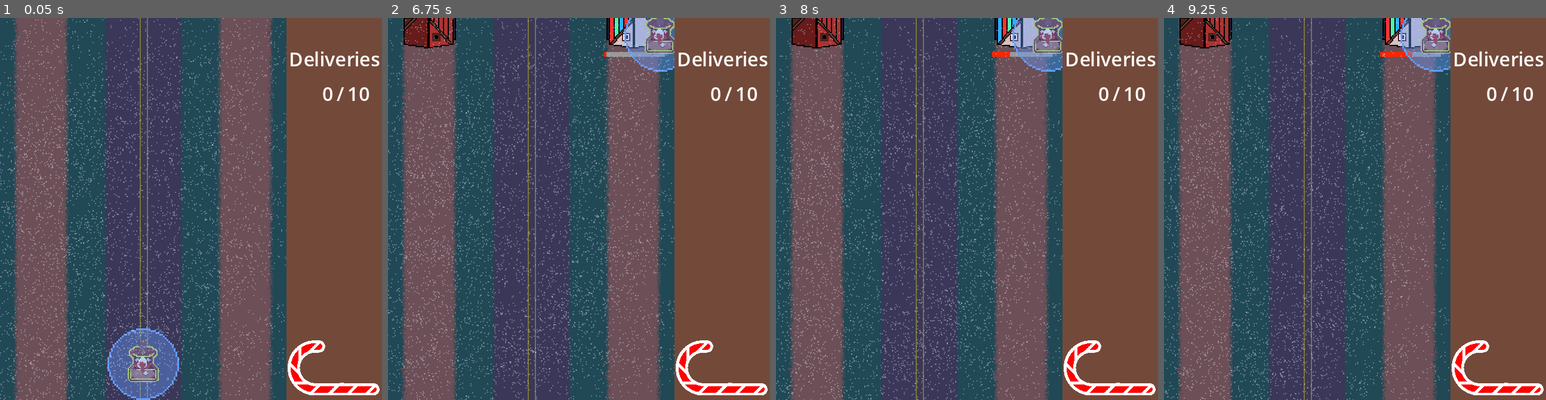
Above: before the commit, frames 1-4 (left to right).
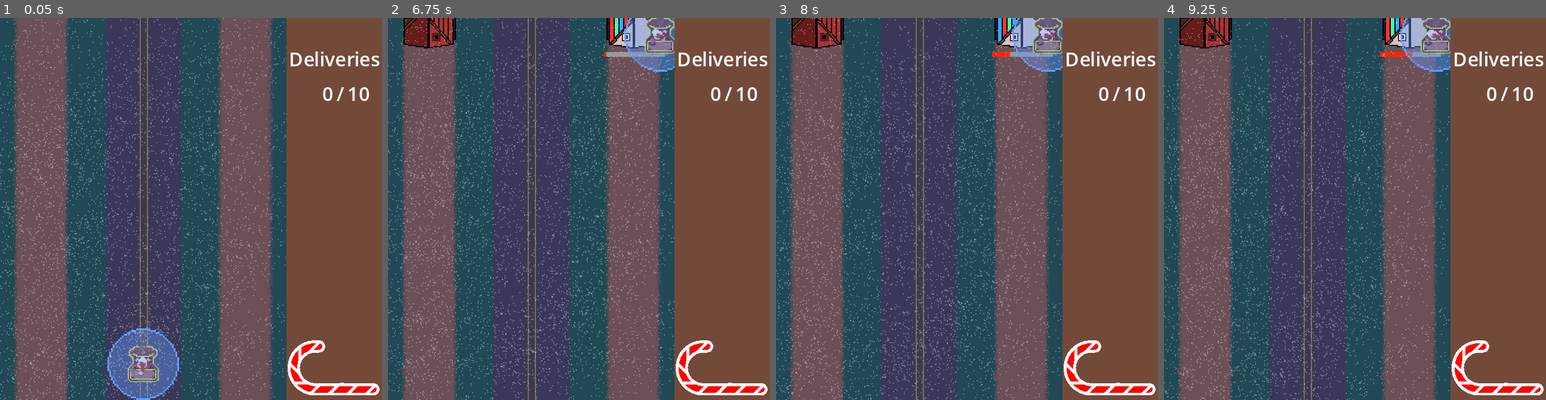
Above: after the commit, the same moments.

Repository: Zoidmania/gdex-2023-winter
Game: Godot game, scene res://stages/stage_north_america.tscn
Same seed, same stepped clock (60 frames per second), same inputs: the game is played once before the commit and once after it. The engine's default icon, where the game draws it, is replaced by a stand-in: a white triangle on a blue panel in a dark square.
Inputs:
- Up to frame 1 (0.05 s): no input
- Up to frame 2 (6.75 s): tap Enter at 0.5 s; hold Shift (santa_land_or_take_off) 0.53-1.28 s; hold Up (santa_move_up) 0.53-2.03 s; tap Space (santa_shoot) every 1.5 s from 1.35 to 5.85 s; hold Shift (santa_land_or_take_off) 2.03-2.78 s; hold Left (santa_move_left) 2.03-3.53 s; hold Down (santa_move_down) 3.53-4.28 s; hold Shift (santa_land_or_take_off) 3.53-4.28 s; hold Right (santa_move_right) 4.28-5.03 s; hold Up (santa_move_up) 5.03-5.78 s; hold Shift (santa_land_or_take_off) 5.03-5.78 s; hold Right (santa_move_right) from 5.78 s (still down); hold Shift (santa_land_or_take_off) from 6.53 s (still down)
- Up to frame 3 (8 s): keep holding Right (santa_move_right); release Shift (santa_land_or_take_off) at 7.28 s; tap Space (santa_shoot) at 7.35 s
- Up to frame 4 (9.25 s): release Right (santa_move_right) at 8.03 s; hold Down (santa_move_down) 8.03-8.78 s; hold Shift (santa_land_or_take_off) 8.03-8.78 s; hold Left (santa_move_left) from 8.78 s (still down); tap Space (santa_shoot) at 8.85 s

The runs differ from the first frame. In frame 1, less than 0.1% of the frame differs, in the area x 36-39%, y 92-94%; in frame 2, less than 0.1%; in frame 3, less than 0.1%; in frame 4, less than 0.1%, in the area x 67-73%, y 2-8%.

Commit message:
make animations work

Diff:
--- a/src/player/sleigh.gd
+++ b/src/player/sleigh.gd
@@ -8,6 +8,7 @@
 ## Must be a subclass of Projectile
 @export var default_weapon: PackedScene
 
+@onready var sleigh_sprite: AnimatedSprite2D = $SleighSprite
 
 @onready var scale_component: ScaleComponent = $ScaleComponent
 @onready var move_component: MoveComponent = $MoveComponent
--- a/src/player/sleigh.tscn
+++ b/src/player/sleigh.tscn
@@ -56,7 +56,7 @@
 sprite_frames = SubResource("SpriteFrames_kvs5w")
 animation = &"flying"
 autoplay = "flying"
-frame_progress = 0.981997
+frame_progress = 0.501076
 
 [node name="WeaponMount" type="Marker2D" parent="."]
 position = Vector2(0, -15)
--- a/src/stages/house_generator.gd
+++ b/src/stages/house_generator.gd
@@ -26,35 +26,8 @@
     if type == 10:
         var action_house: DeliveryHouse = delivery_house.spawn(
             right_spawn.global_position, get_tree().current_scene, null, true)
-        action_house.lockdown.connect(
-            func ():
-                var tree = get_tree()
-                for house in tree.get_nodes_in_group('house'):
-                    house.move_component.velocity = Vector2.ZERO
-
-                for timer in get_tree().get_nodes_in_group('timer'):
-
-                    timer.paused = true
-
-                for scroller in get_tree().get_nodes_in_group('background_scroll'):
-
-                    scroller.move_speed = 0
-
-                sleigh.move_input_component.speed = 0)
-        action_house.release.connect(
-            func ():
-                var tree = get_tree()
-                for house in tree.get_nodes_in_group('house'):
-                   house.move_component.velocity = Vector2(0, 20)
-
-                for timer in get_tree().get_nodes_in_group('timer'):
-
-                    timer.paused = false
-
-                for scroller in get_tree().get_nodes_in_group('background_scroll'):
-                    scroller.move_speed = 20
-                sleigh.move_input_component.speed = 200
-                delivery_completed.emit())
+        action_house.lockdown.connect(enact_lockdown)
+        action_house.release.connect(lift_lockdown)
     elif 1 <= type and type <= 3:
         red_house.spawn(right_spawn.global_position, get_tree().current_scene, null, true)
     elif 4 <= type and type <= 6:
@@ -67,41 +40,44 @@
     if type == 10 :
          var action_house: DeliveryHouse = delivery_house.spawn(
             left_spawn.global_position, get_tree().current_scene, null)
-         action_house.lockdown.connect(
-            func ():
-                var tree = get_tree()
-                for house: House in tree.get_nodes_in_group('house'):
-                    house.move_component.velocity = Vector2.ZERO
-
-                for timer in get_tree().get_nodes_in_group('timer'):
-
-                    timer.paused = true
-
-                for scroller in get_tree().get_nodes_in_group('background_scroll'):
-
-
-                    scroller.move_speed = 0
-
-                sleigh.move_input_component.speed = 0)
-         action_house.release.connect(
-            func ():
-                var tree = get_tree()
-                for house: House in tree.get_nodes_in_group('house'):
-                    house.move_component.velocity = Vector2(0,20)
-
-                for timer in get_tree().get_nodes_in_group('timer'):
-                    timer.paused = false
-
-                for scroller in get_tree().get_nodes_in_group('background_scroll'):
-                    scroller.move_speed = 20
-                sleigh.move_input_component.speed = 200
-
-                delivery_completed.emit()
-
-                )
+         action_house.lockdown.connect(enact_lockdown)
+         action_house.release.connect(lift_lockdown)
     elif 1 <= type and type <= 3:
         red_house.spawn(left_spawn.global_position, get_tree().current_scene, null)
     elif 4 <= type and type <= 6:
         blue_house.spawn(left_spawn.global_position, get_tree().current_scene, null)
     else:
         green_house.spawn(left_spawn.global_position, get_tree().current_scene, null)
+
+
+func enact_lockdown() -> void:
+    var tree = get_tree()
+    for house: House in tree.get_nodes_in_group('house'):
+        house.move_component.velocity = Vector2.ZERO
+
+    for timer in tree.get_nodes_in_group('timer'):
+
+        timer.paused = true
+
+    for scroller in tree.get_nodes_in_group('background_scroll'):
+
+        scroller.move_speed = 0
+
+    sleigh.move_input_component.speed = 0
+    sleigh.sleigh_sprite.play('delivering')
+
+
+func lift_lockdown() -> void:
+    var tree = get_tree()
+    for house: House in tree.get_nodes_in_group('house'):
+        house.move_component.velocity = Vector2(0,20)
+
+    for timer in tree.get_nodes_in_group('timer'):
+        timer.paused = false
+
+    for scroller in tree.get_nodes_in_group('background_scroll'):
+        scroller.move_speed = 20
+    sleigh.move_input_component.speed = 200
+    sleigh.sleigh_sprite.play('flying')
+
+    delivery_completed.emit()
